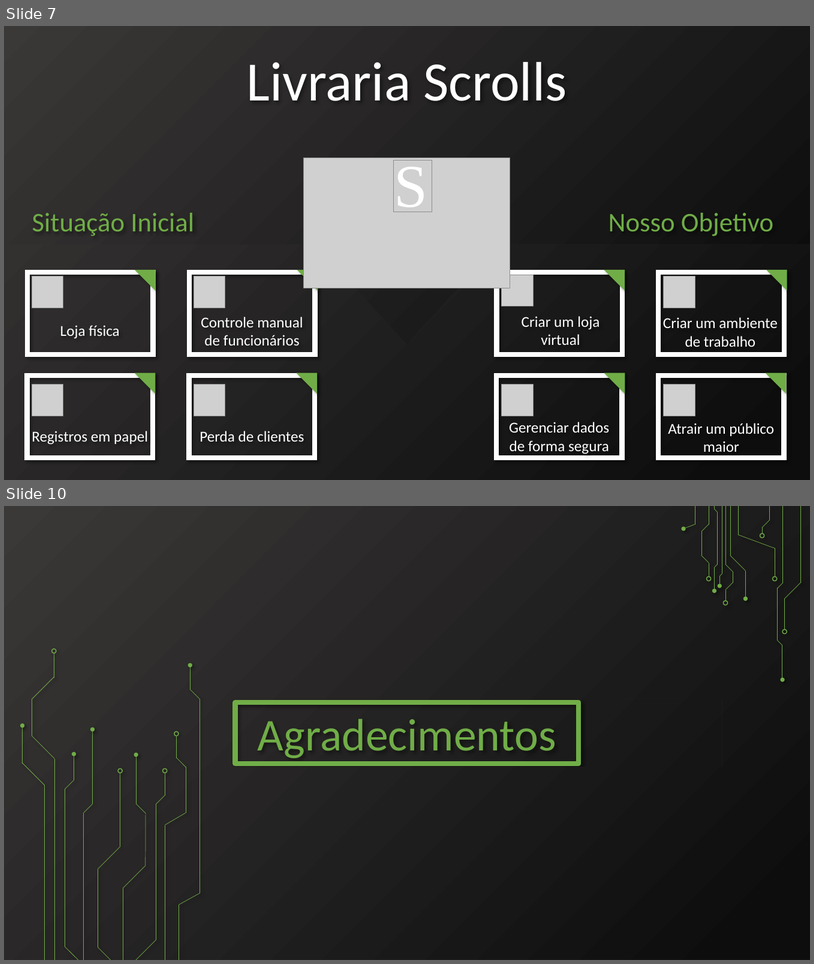
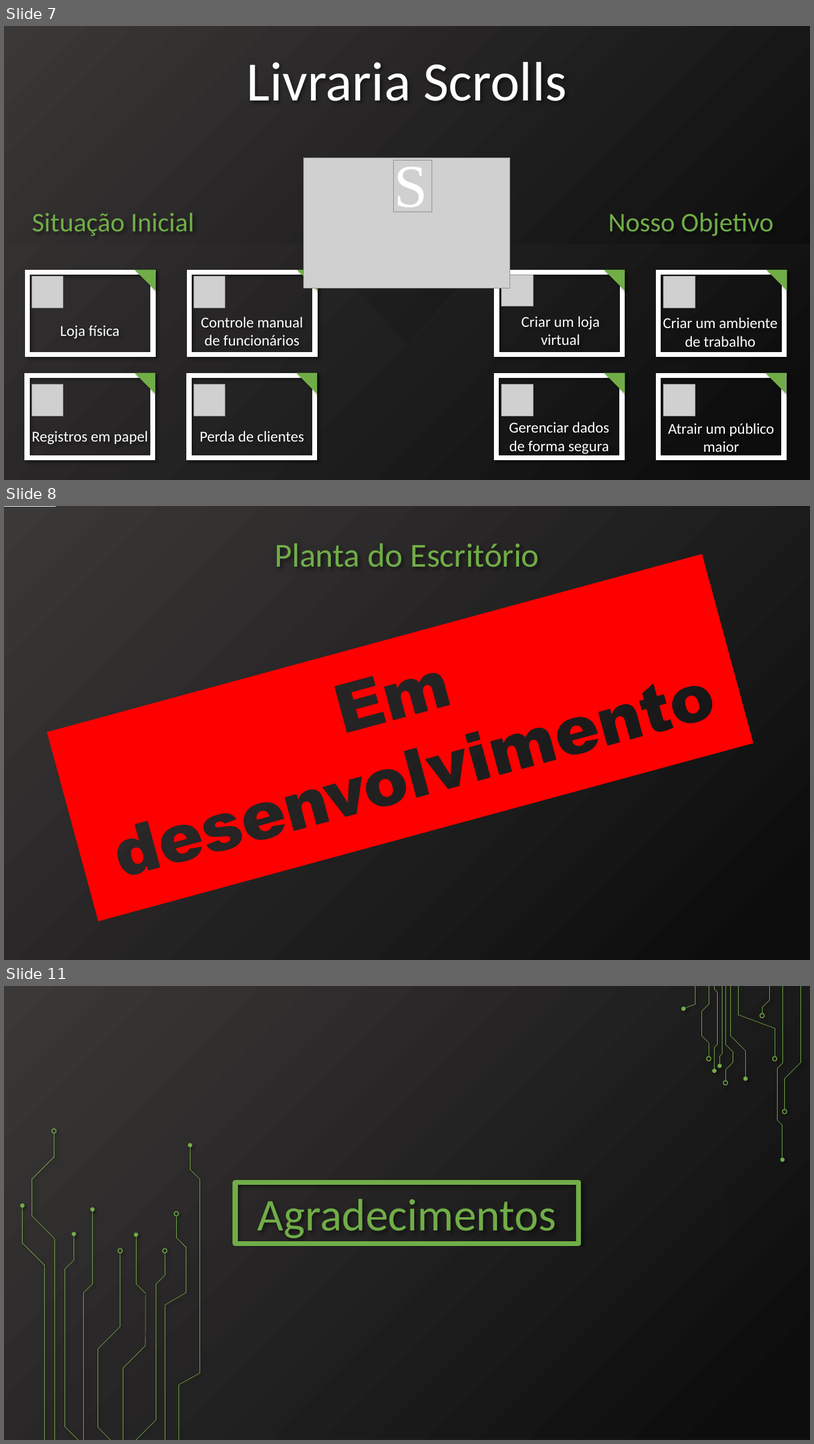
Before and after one commit to SamuelHiroyuki/Scrolls, a slide deck: Documentação/pptx/Apresentação.pptx. Shown one above the other, each under a label of ours: slides 7 and 10 before the commit, slides 7, 8 and 11 after it; the slides between them are not shown. The pictures are 814x964 and 814x1444 pixels, drawn with LibreOffice and Linux fonts; fonts in the diff are those of the drawing; grey boxes stand for pictures. Boxes give left, top, right and bottom in pixels: in the first picture for what was removed or moved away, otherwise in the second. Text is boxed around its words. In the diff, an @@ line names an element or a change of style, - is before the commit and + after.

```diff
--- a/Documentação/pptx/Apresentação.pptx
+++ b/Documentação/pptx/Apresentação.pptx
@@ slide 8 added at (x1=4, y1=506, x2=810, y2=960), background #FFFFFF @@
@@ rectangle added at (x1=4, y1=507, x2=810, y2=960), fill gradient #3B3838 to #0D0D0D @@
@@ freeform shape added at (x1=47, y1=554, x2=754, y2=921), fill #FF0000 @@
@@ text added at (x1=275, y1=543, x2=540, y2=567), 40 pt, text #70AD47 @@
+Planta do Escritório
@@ what was slide 10 is now slide 11 @@
```
Also in this commit, not shown: 3 slides changed, 1 other slide added, 1 slide removed.
